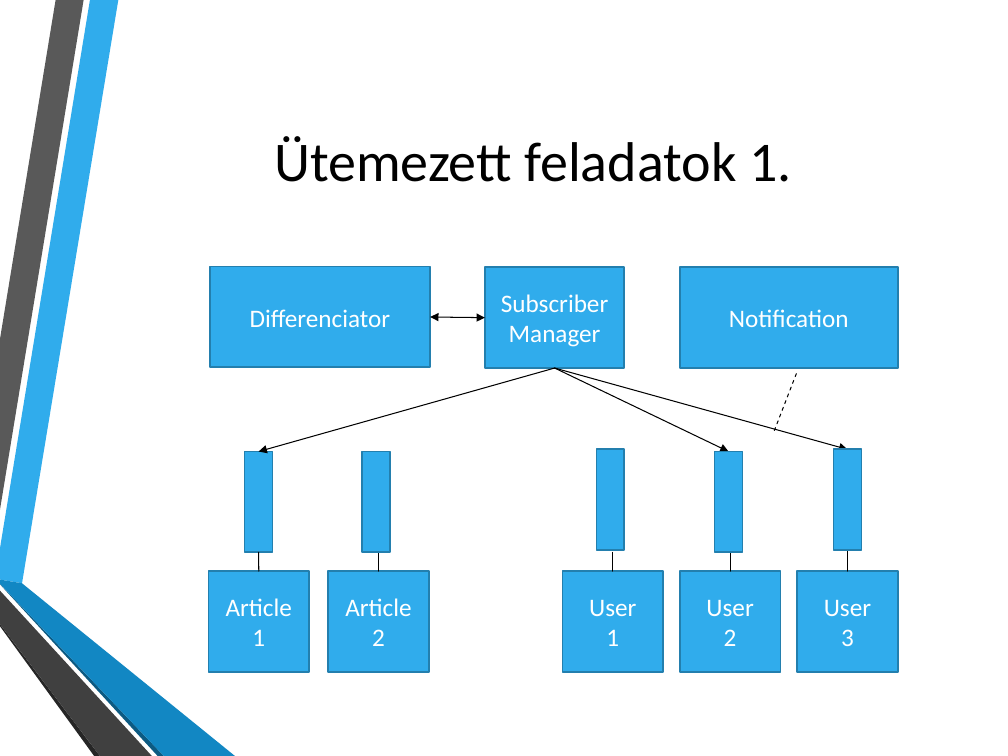
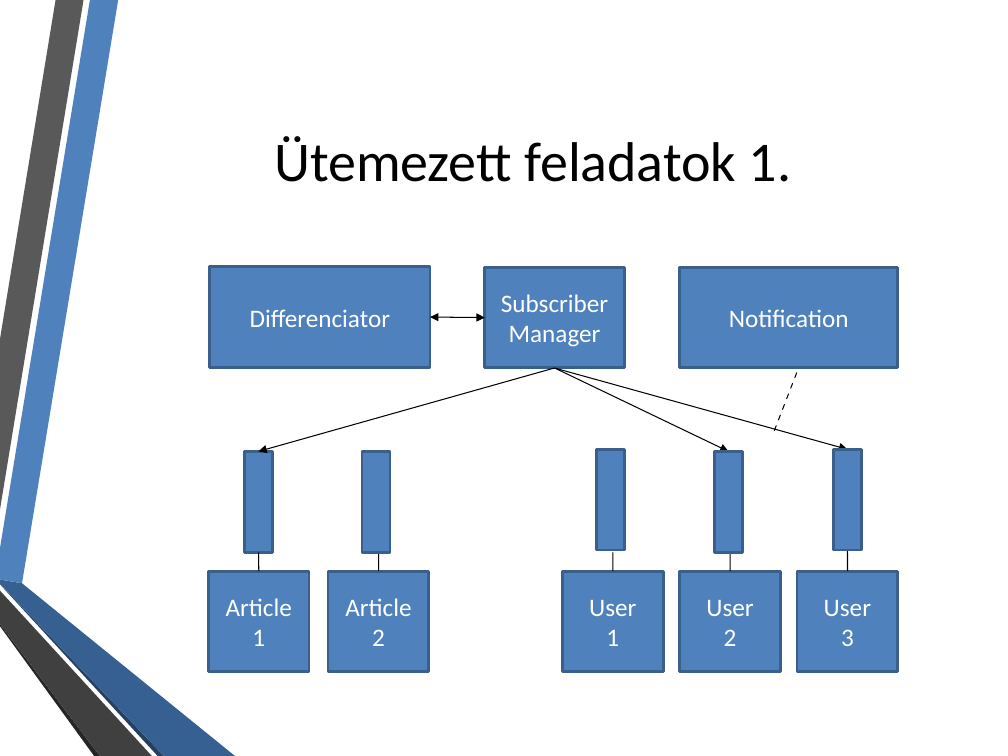
Before and after one commit to ldmnyblzs/FolloWiki, a slide deck: slide 6 of doc/FolloWiki.pptx. Drawn at 1008x756 pixels with LibreOffice and Linux fonts; fonts in the diff are those of the drawing; background and template pictures are left out. Boxes give left, top, right and bottom in pixels: in the first picture for what was removed or moved away, otherwise in the second. Text is boxed around its words. In the diff, an @@ line names an element or a change of style, - is before the commit and + after.

```diff
--- a/doc/FolloWiki.pptx
+++ b/doc/FolloWiki.pptx
@@ freeform shape at bbox=[0, 0, 118, 584]: fill #30ACEC to #4F81BD @@
@@ double arrow removed from (430, 318) to (485, 318) @@
@@ freeform shape added at bbox=[430, 318, 485, 319], outline #000000 0.75 pt @@
@@ freeform shape added at bbox=[258, 368, 554, 452], outline #000000 0.75 pt @@
@@ arrow removed from (554, 368) to (259, 452) @@
@@ arrow removed from (554, 368) to (729, 452) @@
@@ arrow removed from (554, 368) to (848, 450) @@
@@ freeform shape added at bbox=[554, 368, 728, 452], outline #000000 0.75 pt @@
@@ freeform shape added at bbox=[554, 368, 847, 450], outline #000000 0.75 pt @@
@@ line (774, 430) - (797, 372): stroke #000000 0.75 pt dashed to #000000 0.75 pt @@
@@ fill #30ACEC to #4F81BD; outline #247FAF 1.25 pt to #3A5F8C 2 pt in 13 elements at bbox=[797, 572, 898, 672], bbox=[679, 572, 780, 672], bbox=[562, 572, 663, 672], bbox=[210, 267, 430, 368], bbox=[485, 267, 624, 368], bbox=[329, 572, 429, 672], bbox=[209, 572, 309, 672], bbox=[679, 267, 897, 368], bbox=[245, 452, 273, 552], bbox=[362, 452, 390, 552], bbox=[597, 450, 625, 550], bbox=[715, 452, 743, 552], bbox=[834, 450, 862, 550] @@
@@ freeform shape at bbox=[0, 584, 164, 756]: fill #0C5A82 to #254061 @@
@@ freeform shape at bbox=[0, 580, 235, 756]: fill #1287C3 to #376092 @@
```
Also in this commit, not shown: 6 other slides changed, 5 slides added, 1 slide removed.
